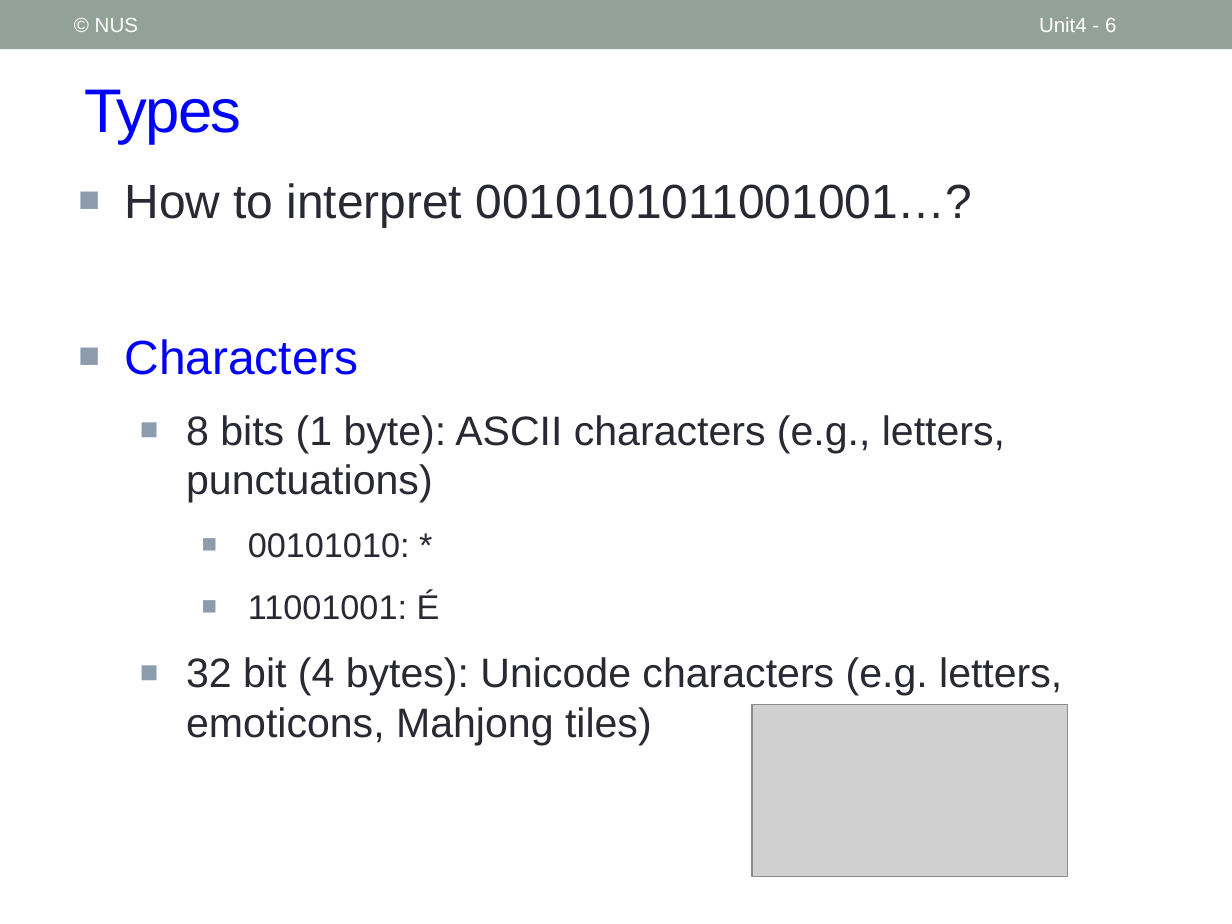
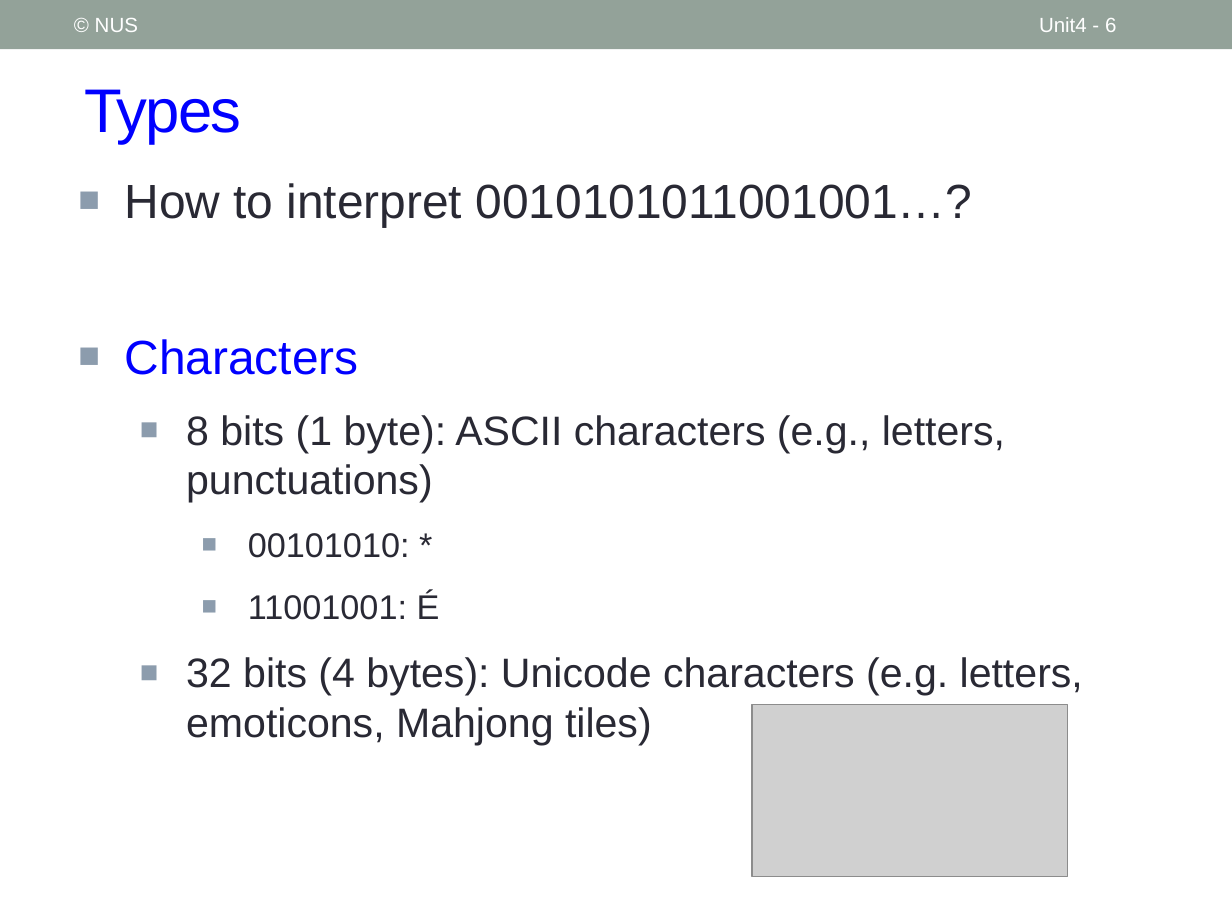
Before and after one commit to nus-cs1010-2021-s2/website, a slide deck: slide 6 of slides/Unit4_Types.pptx. Drawn at 1232x924 pixels with LibreOffice and Linux fonts; fonts in the diff are those of the drawing; grey boxes stand for pictures. Boxes give left, top, right and bottom in pixels: in the first picture for what was removed or moved away, otherwise in the second. Text is boxed around its words. In the diff, an @@ line names an element or a change of style, - is before the commit and + after.

```diff
--- a/slides/Unit4_Types.pptx
+++ b/slides/Unit4_Types.pptx
@@ text at box(186, 657, 1083, 745): text changed @@
-  ■ 32 bit (4 bytes): Unicode characters (e.g. letters, emoticons, Mahjong tiles)
+  ■ 32 bits (4 bytes): Unicode characters (e.g. letters, emoticons, Mahjong tiles)
```
Also in this commit, not shown: 1 other slide changed, 1 slide added, 6 other files.
